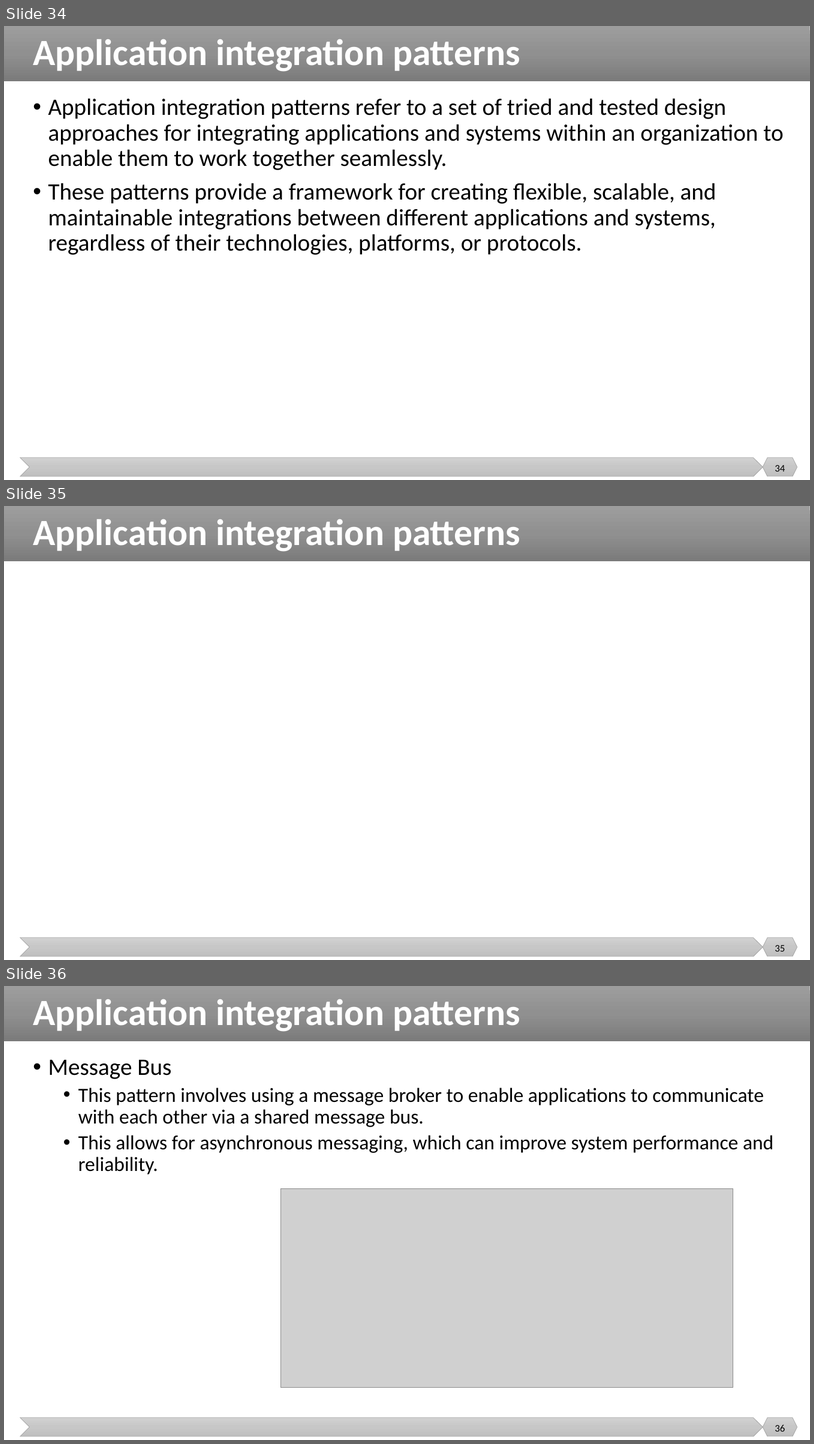
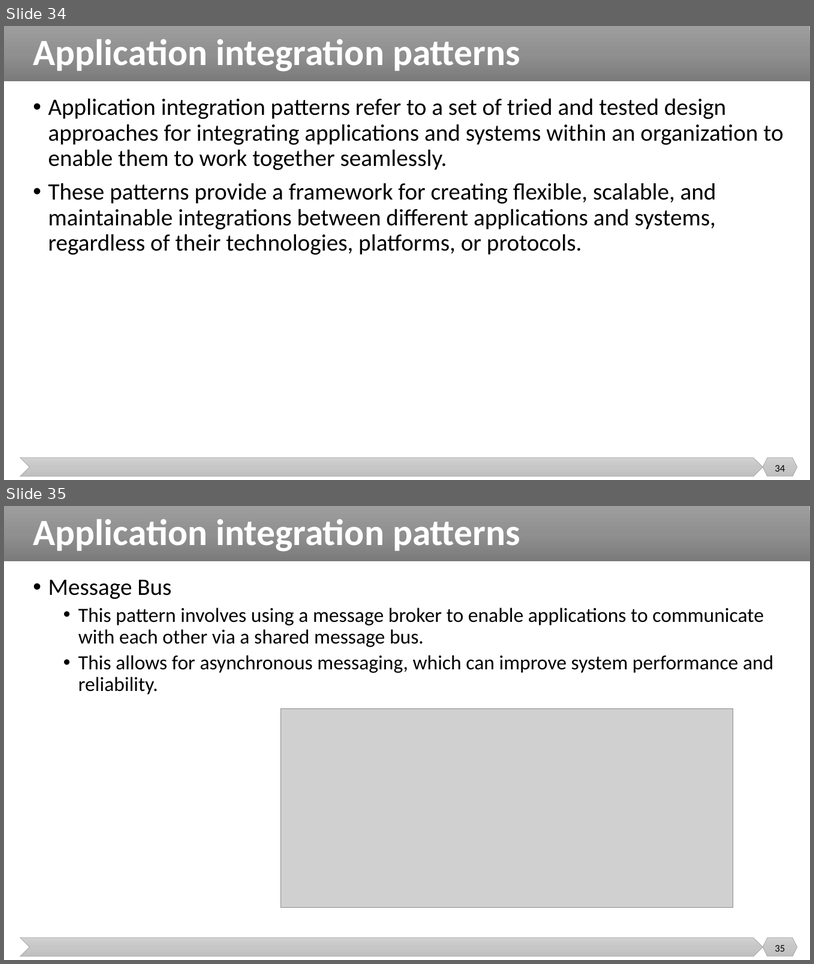
Before and after one commit to malenezi/malenezi, a slide deck: SE495/Lectures/6-Integration Patterns and Frameworks/Integration Patterns and Frameworks.pptx. Shown one above the other, each under a label of ours: slides 34, 35 and 36 before the commit, slides 34 and 35 after it. The pictures are 814x1444 and 814x964 pixels, drawn with LibreOffice and Linux fonts; fonts in the diff are those of the drawing; grey boxes stand for pictures. Boxes give left, top, right and bottom in pixels: in the first picture for what was removed or moved away, otherwise in the second. Text is boxed around its words. In the diff, an @@ line names an element or a change of style, - is before the commit and + after.

```diff
--- a/SE495/Lectures/6-Integration Patterns and Frameworks/Integration Patterns and Frameworks.pptx
+++ b/SE495/Lectures/6-Integration Patterns and Frameworks/Integration Patterns and Frameworks.pptx
@@ slide 35 removed at (x1=4, y1=506, x2=810, y2=960), background #FFFFFF; not listed: 3 template elements that a slide beside it also shows @@
@@ title removed at (x1=33, y1=519, x2=521, y2=551) @@
-Application integration patterns
@@ page number removed at (x1=775, y1=945, x2=785, y2=951) @@
-35
@@ what was slide 36 is now slide 35 @@
@@ page number at (x1=775, y1=945, x2=785, y2=951): text changed @@
-36
+35
```
Also in this commit, not shown: 1 slide changed, 7 slides added.
